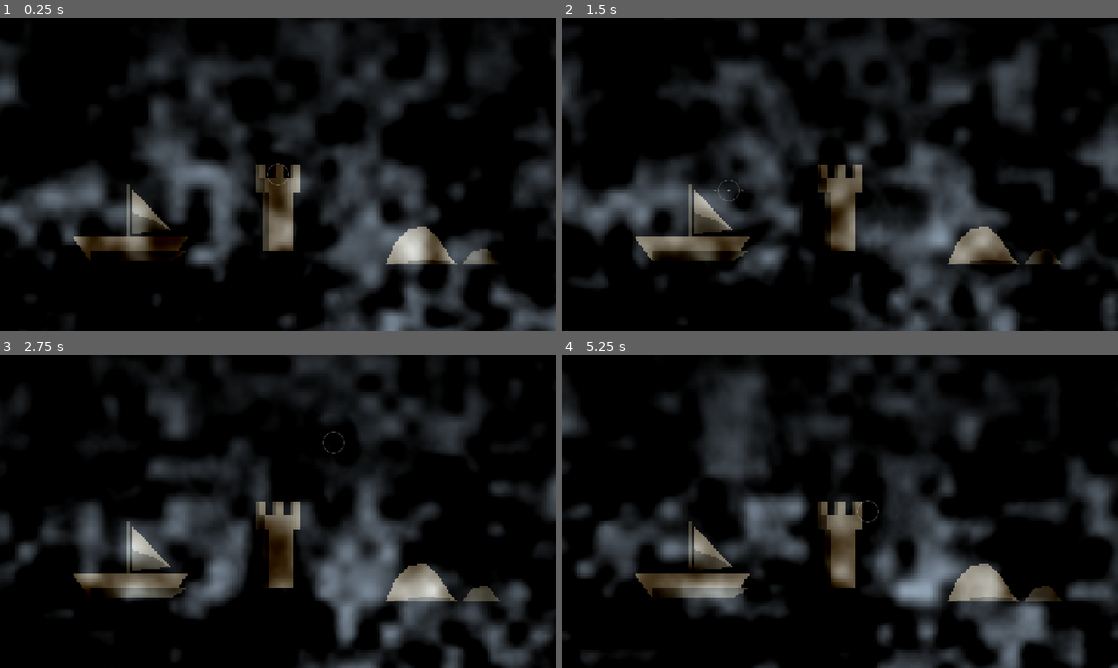
Above: before the commit, frames 1-4 (two rows, left to right).
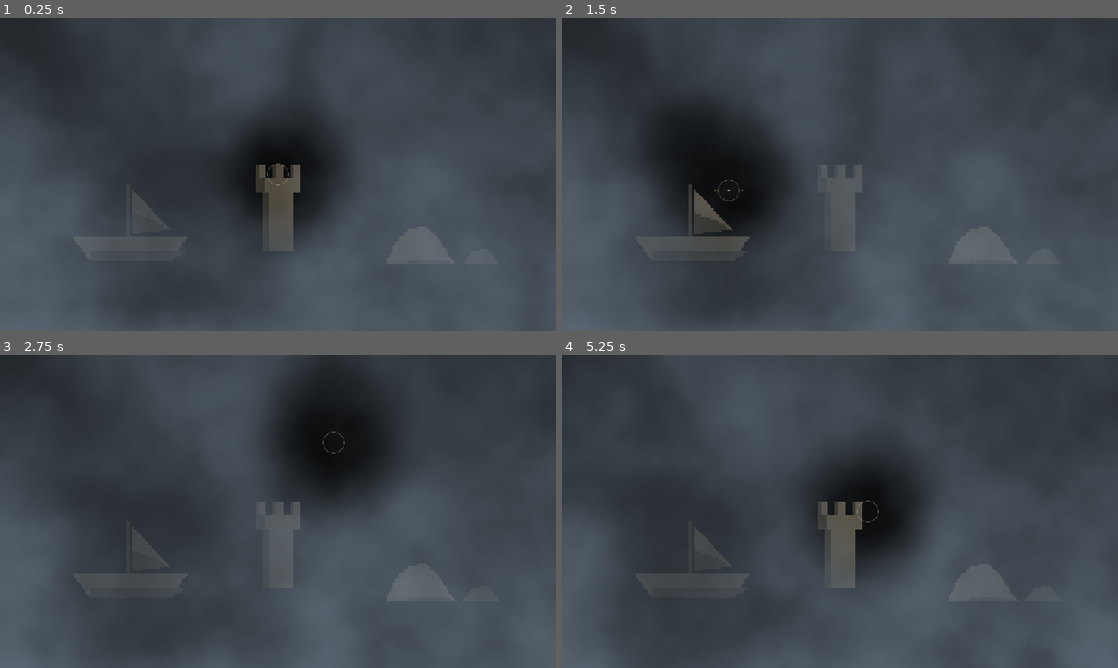
Above: after the commit, the same moments.

Repository: Dragonzhi/2026-watchout
Game: Godot game, scene res://main.tscn
Two runs of this game, one before a commit and one after it. Both use one fixed random seed, a clock stepped at 60 frames per second and the inputs below.
Inputs (mouse positions are in pixels of both pictures, inside the frame that each line leads up to):
- Up to frame 1 (0.25 s): no input
- Up to frame 2 (1.5 s): move the mouse to (962, 158) at 0.52 s; move the mouse to (728, 190) at 1.27 s
- Up to frame 3 (2.75 s): move the mouse to (333, 442) at 2.02 s
- Up to frame 4 (5.25 s): move the mouse to (812, 574) at 2.77 s; move the mouse to (1006, 558) at 3.52 s; move the mouse to (673, 464) at 4.27 s; move the mouse to (867, 511) at 5.02 s

The runs differ from the first frame. In frame 1, 86% of the frame differs, in the area x 0-100%, y 0-100%; in frame 2, 86%; in frame 3, 84%; in frame 4, 87%.

Commit message:
雾拆成闪烁层＋不累积的底雾
- 闪烁层（fog.gdshader）：零均值、峰值 0.08、删掉 floor(t*22) 的逐帧重掷，改成慢淌的软噪声；仍进累积
- 底雾（decode.gdshader）：正的、慢的、不进累积，按注视软遮罩擦薄（圈外 0.78 / 圈内 0.14），移开视线立刻重新糊上
- accumulate：新增 keep_outside=0.80，圈外不是 0，只做慢平滑；圈内 decay 0.993
- 场景编码 0.5 + 0.45*scene，闪烁峰值不超过 0.08
- 自检：圈内实体、移开后同块塌成淡影、两秒后仍淡影；整幅 2 秒差 3.2/255（雾在动，没冻住）

Diff:
--- a/Godot/scripts/accum_controller.gd
+++ b/Godot/scripts/accum_controller.gd
@@ -2,26 +2,40 @@
 
 ## 累积凝视原型。
 ##
-## 雾一直在动；盯住的地方逐帧累积，动的雾被平均掉，雾里的静止目标慢慢浮出来。
-## 视线一离开，那块屏幕立刻退回当前噪声——看得越清的东西，越是过去。
+## 三层分工：
+##   闪烁层 fog.gdshader —— 零均值加法信号，进累积，只负责「动」。
+##   底雾   decode.gdshader —— 正的、慢的、不累积，负责「看不清」，靠近注视点擦薄。
+##   累积   accumulate.gdshader —— 圈内 keep→decay 把闪烁抹平，圈外 keep→keep_outside 只慢平滑。
 ##
-## 结构：SceneView（雾＋目标）→ AccumA／AccumB 交替累积 → Display 放大到全屏。
+## 结构：SceneView（雾＋目标）→ AccumA／AccumB 交替累积 → Display 解码并叠底雾。
 ## 硬约束：一个 SubViewport 只读另一个的上一帧、写自己；写完交换角色，绝不读自己。
 
-const AUTO_GAZE := Vector2(0.503, 0.61)   # 自动截图时的注视点：正对中间那座墩台
-const AUTO_SHOT_DELAY := 6.0
+const AUTO_GAZE := Vector2(0.503, 0.61)   # 墩台
+const AWAY_GAZE := Vector2(0.16, 0.32)    # 空处，用来验「移开视线就重新糊上」
 
 @export_range(0.90, 0.999, 0.001) var decay: float = 0.993:
 	set(value):
 		decay = clampf(value, 0.90, 0.999)
 		_push_params()
+@export_range(0.0, 0.95, 0.01) var keep_outside: float = 0.80:
+	set(value):
+		keep_outside = clampf(value, 0.0, 0.95)
+		_push_params()
 @export_range(0.02, 1.2, 0.01) var gaze_radius: float = 0.30:
 	set(value):
 		gaze_radius = maxf(value, 0.02)
 		_push_params()
-@export_range(0.0, 1.0, 0.01) var noise_strength: float = 0.85:
+@export_range(0.0, 1.0, 0.01) var noise_strength: float = 1.0:
 	set(value):
 		noise_strength = clampf(value, 0.0, 1.0)
+		_push_params()
+@export_range(0.0, 1.0, 0.01) var fog_outside: float = 0.78:
+	set(value):
+		fog_outside = clampf(value, 0.0, 1.0)
+		_push_params()
+@export_range(0.0, 1.0, 0.01) var fog_inside: float = 0.14:
+	set(value):
+		fog_inside = clampf(value, 0.0, 1.0)
 		_push_params()
 @export var internal_size: Vector2i = Vector2i(320, 180):
 	set(value):
@@ -41,21 +55,24 @@
 var _mat_fog: ShaderMaterial
 var _mat_a: ShaderMaterial
 var _mat_b: ShaderMaterial
-
-var _tex_cur: ViewportTexture    # SceneView：本帧的雾与目标
+var _mat_decode: ShaderMaterial
+
+var _tex_cur: ViewportTexture
 var _tex_a: ViewportTexture
 var _tex_b: ViewportTexture
 
 var _gaze := Vector2(0.5, 0.5)
 var _write_a := true
-var _warmup := 2                 # 前两帧各灌一次，让两个缓冲都有内容，别从全黑慢慢爬上来
+var _warmup := 2
 var _auto_shot := false
+var _auto_gaze := AUTO_GAZE
 
 
 func _ready() -> void:
 	_mat_fog = _fog.material as ShaderMaterial
 	_mat_a = _fill_a.material as ShaderMaterial
 	_mat_b = _fill_b.material as ShaderMaterial
+	_mat_decode = _display.material as ShaderMaterial
 
 	# 320×180 的内部缓冲放大到全屏，必须 nearest——风格的一半在这里。
 	_display.texture_filter = CanvasItem.TEXTURE_FILTER_NEAREST
@@ -87,7 +104,7 @@
 
 func _process(_delta: float) -> void:
 	if _auto_shot:
-		_gaze = AUTO_GAZE
+		_gaze = _auto_gaze
 	else:
 		_gaze = _mouse_uv()
 	_marker.aim = _gaze
@@ -140,9 +157,17 @@
 		mat.set_shader_parameter("gaze_uv", _gaze)
 		mat.set_shader_parameter("gaze_radius", gaze_radius)
 		mat.set_shader_parameter("decay", decay)
+		mat.set_shader_parameter("keep_outside", keep_outside)
 		mat.set_shader_parameter("aspect", aspect)
 	if _mat_fog != null:
 		_mat_fog.set_shader_parameter("noise_strength", noise_strength)
+	if _mat_decode != null:
+		_mat_decode.set_shader_parameter("gaze_uv", _gaze)
+		_mat_decode.set_shader_parameter("gaze_radius", gaze_radius)
+		_mat_decode.set_shader_parameter("aspect", aspect)
+		_mat_decode.set_shader_parameter("internal_size", Vector2(internal_size))
+		_mat_decode.set_shader_parameter("density_outside", fog_outside)
+		_mat_decode.set_shader_parameter("density_inside", fog_inside)
 
 
 func _apply_internal_size() -> void:
@@ -158,6 +183,7 @@
 		c.size = s
 	# 形状是按 320×180 画的，换内部分辨率时整体缩放，构图不跑。
 	_shapes.scale = s / Vector2(320.0, 180.0)
+	_push_params()
 
 
 func _input(event: InputEvent) -> void:
@@ -184,16 +210,13 @@
 
 
 func _run_auto_shot() -> void:
-	# 自查用：注视点钉在墩台上等它显影，然后走和 F12 完全同一条路径截图退出。
-	await get_tree().create_timer(1.0).timeout
-	await capture_screenshot("check_t1")
-	await get_tree().create_timer(AUTO_SHOT_DELAY - 1.0).timeout
-	await capture_screenshot("gaze")
-	# 再隔两帧抓一张：两张之差就是「这一块还在不在动」，用来验证累积真的在抹平噪声。
-	await get_tree().process_frame
-	await get_tree().process_frame
-	await capture_screenshot("check_t2")
-	# 再等两秒抓一张：两张之差就是「雾还在不在动」。冻住了说明累积收敛成静止图。
+	# 自查用，走和 F12 完全同一条路径：
+	# 1 盯着墩台五秒 → 2 把视线移到空处 → 3 同一块再等两秒。
+	await get_tree().create_timer(5.0).timeout
+	await capture_screenshot("1_inside")
+	_auto_gaze = AWAY_GAZE
+	await get_tree().create_timer(0.4).timeout
+	await capture_screenshot("2_moved")
 	await get_tree().create_timer(2.0).timeout
-	await capture_screenshot("check_t3")
+	await capture_screenshot("3_moved_2s")
 	get_tree().quit()
--- a/Godot/scripts/accumulate.gdshader
+++ b/Godot/scripts/accumulate.gdshader
@@ -11,6 +11,9 @@
 uniform float decay : hint_range(0.0, 0.999) = 0.99;
 uniform float aspect : hint_range(0.5, 4.0) = 1.7777778;
 uniform float prime : hint_range(0.0, 1.0) = 0.0;
+// 圈外 keep 不是 0：完全不平滑的话，闪烁层就是一层原地跳的雪花。
+// 0.80 是「平滑，但收敛得很慢」，仍然看得出在动。
+uniform float keep_outside : hint_range(0.0, 0.99) = 0.80;
 
 float hash12(vec2 p) {
 	vec3 p3 = fract(vec3(p.xyx) * 0.1031);
@@ -36,7 +39,7 @@
 
 	// acc = mix(prev, cur, w)。这里写等价形式：
 	// keep 是「保留过去」的权重，w = 1 - keep。
-	float keep = mix(0.0, decay, focus);
+	float keep = mix(keep_outside, decay, focus);
 	keep = mix(keep, 0.0, prime);
 
 	vec3 cur = texture(cur_tex, UV).rgb;
--- a/Godot/scripts/decode.gdshader
+++ b/Godot/scripts/decode.gdshader
@@ -1,12 +1,74 @@
 shader_type canvas_item;
 render_mode unshaded;
 
-// 把累积缓冲的编码还原成屏幕颜色：v = 0.5 + 0.30 * scene + 雾信号。
-// 底座 0.5 解出来是纯黑——所以注视点里累积干净的那一块，底色是真的黑。
-uniform float base_offset = 0.5;
-uniform float scene_scale = 0.30;
+// 累积缓冲的还原 + 一层不累积的底雾。
+// 底雾是正的、慢的、一直存在的；它在注视点附近被擦薄。
+// 挪开视线，那块立刻被重新糊上——「看不清」由它负责，不由闪烁负责。
+uniform vec2 gaze_uv = vec2(0.5, 0.5);
+uniform float gaze_radius : hint_range(0.02, 1.2) = 0.30;
+uniform float aspect = 1.7777778;
+uniform vec2 internal_size = vec2(320.0, 180.0);
+uniform float density_outside : hint_range(0.0, 1.0) = 0.66;
+uniform float density_inside : hint_range(0.0, 1.0) = 0.12;
+uniform float time_scale : hint_range(0.0, 4.0) = 1.0;
+
+const float SCENE_SCALE = 0.45;
+const vec3 FOG_COL = vec3(0.30, 0.34, 0.38);
+
+float hash12(vec2 p) {
+	vec3 p3 = fract(vec3(p.xyx) * 0.1031);
+	p3 += dot(p3, p3.yzx + 33.33);
+	return fract((p3.x + p3.y) * p3.z);
+}
+
+float value_noise(vec2 p) {
+	vec2 i = floor(p);
+	vec2 f = fract(p);
+	f = f * f * (3.0 - 2.0 * f);
+	float a = hash12(i);
+	float b = hash12(i + vec2(1.0, 0.0));
+	float c = hash12(i + vec2(0.0, 1.0));
+	float d = hash12(i + vec2(1.0, 1.0));
+	return mix(mix(a, b, f.x), mix(c, d, f.x), f.y);
+}
+
+float fbm(vec2 p) {
+	float v = 0.0;
+	float a = 0.5;
+	for (int i = 0; i < 4; i++) {
+		v += value_noise(p) * a;
+		p = p * 2.03 + vec2(11.3, 7.7);
+		a *= 0.5;
+	}
+	return v / 0.9375;
+}
 
 void fragment() {
 	vec3 v = texture(TEXTURE, UV).rgb;
-	COLOR = vec4(clamp((v - vec3(base_offset)) / scene_scale, 0.0, 1.0), 1.0);
+	vec3 scene = clamp((v - vec3(0.5)) / SCENE_SCALE, 0.0, 1.0);
+
+	float t = TIME * time_scale * 0.1;
+
+	// 底雾按内部分辨率的格子取，跟 320×180 的颗粒对齐
+	vec2 cell = floor(UV * internal_size) + 0.5;
+	vec2 cuv = cell / internal_size;
+	float n1 = fbm(cuv * vec2(3.0, 1.8) + vec2(t * 0.55, -t * 0.20));
+	float n2 = fbm(cuv * vec2(9.0, 5.5) + vec2(-t * 1.10, t * 0.45));
+	float n = clamp(n1 * 0.72 + n2 * 0.28, 0.0, 1.0);
+	n = smoothstep(0.24, 0.86, n);
+
+	// 揉开的清窗：边界不是正圆，和 accumulate 里那套完全同一条公式，两边对齐
+	vec2 d = (UV - gaze_uv) * vec2(aspect, 1.0);
+	float wobble = 1.0 + (value_noise(UV * vec2(5.0, 3.0) + vec2(TIME * 0.015, 0.0)) - 0.5) * 0.85;
+	float clear = 1.0 - smoothstep(gaze_radius * 0.18, gaze_radius * 1.25, length(d) * wobble);
+
+	// 底边厚：雾从海面起来
+	float thick = mix(0.80, 1.00, smoothstep(0.0, 0.90, UV.y));
+	// 浓度几乎恒定，结构放在颜色里。
+	// 浓度也跟着噪声抖的话，雾薄的地方物体就露出来了——那就糊不住了。
+	float density = mix(density_outside, density_inside, clear) * thick;
+	float dens = clamp(density, 0.0, 1.0);
+	vec3 fog_col = FOG_COL * (0.75 + 0.75 * n);
+
+	COLOR = vec4(mix(scene, fog_col, dens), 1.0);
 }
--- a/Godot/scripts/fog.gdshader
+++ b/Godot/scripts/fog.gdshader
@@ -1,19 +1,16 @@
 shader_type canvas_item;
 render_mode unshaded;
 
-// 这一层输出的不是屏幕颜色，是一帧「带偏移的编码」：
-//     v = 0.5 + 0.30 * scene + fog_signal       （fog_signal 的均值 ≈ 0）
-// Display 上的 decode.gdshader 把它减掉底座再放大回去。
-//
-// 为什么非这么绕：8 位缓冲没有负数。雾要被累积平均掉、又不能在注视圈里留下一层灰，
-// 就必须是零均值信号——亮的雾团（正）和暗的雾团（负）一样多。
-// 累积之后信号归零，露出来的就是底下的东西本身；周围那一帧里，正的一半把它糊掉、
-// 负的一半直接把它抹黑。
+// 闪烁层：零均值加法信号，进累积缓冲。
+// 它只负责「动」——振幅压到编码空间峰值 0.08，自己不许变成雪花。
+// 「看不清」由 decode.gdshader 里那层不累积的底雾负责。
 uniform sampler2D screen_tex : hint_screen_texture, filter_nearest;
-uniform float noise_strength : hint_range(0.0, 1.0) = 1.0;   // 雾的振幅（编码空间）
+uniform float noise_strength : hint_range(0.0, 1.0) = 1.0;
 uniform float time_scale : hint_range(0.0, 4.0) = 1.0;
 
-const vec3 FOG_COL = vec3(0.60, 0.67, 0.74);
+const float SCENE_SCALE = 0.45;
+const float FLICKER_PEAK = 0.08;
+const vec3 FOG_COL = vec3(0.62, 0.68, 0.74);
 
 float hash12(vec2 p) {
 	vec3 p3 = fract(vec3(p.xyx) * 0.1031);
@@ -21,7 +18,6 @@
 	return fract((p3.x + p3.y) * p3.z);
 }
 
-// 平滑插值的值噪声：放大 4 倍后是软团，不是沙点。
 float value_noise(vec2 p) {
 	vec2 i = floor(p);
 	vec2 f = fract(p);
@@ -46,28 +42,28 @@
 
 void fragment() {
 	vec3 scene = texture(screen_tex, SCREEN_UV).rgb;
-	float t = TIME * time_scale;
+
+	// 时域整体降速十倍：一秒钟内看不出雾在变。
+	float t = TIME * time_scale * 0.1;
 	vec2 uv = SCREEN_UV;
 
-	// ── 形：域扭曲的多倍频噪声，横向慢漂，底边更厚（海面起雾）
-	vec2 q = uv * vec2(4.6, 2.7) + vec2(t * 0.026, -t * 0.006);
-	float w1 = fbm(q * 0.62 + vec2(t * 0.011, 0.0));
-	float w2 = fbm(q * 0.62 + vec2(7.3, 2.1) - vec2(0.0, t * 0.009));
+	// 雾团的结构：域扭曲的多倍频噪声，慢漂，底边略厚
+	vec2 q = uv * vec2(4.6, 2.7) + vec2(t * 0.28, -t * 0.07);
+	float w1 = fbm(q * 0.62 + vec2(t * 0.12, 0.0));
+	float w2 = fbm(q * 0.62 + vec2(7.3, 2.1) - vec2(0.0, t * 0.10));
 	float big = fbm(q + vec2(w1 * 1.5 - w2 * 0.5, w2 * 0.9));
-	float mid = fbm(uv * vec2(12.0, 7.0) + vec2(-t * 0.045, t * 0.018) + w1 * 0.6);
-	float raw = big * 0.65 + mid * 0.35;
-	float shape = smoothstep(0.28, 0.84, raw);                  // 雾团的结构，0..1
-	float thick = mix(0.55, 1.30, smoothstep(0.0, 0.88, uv.y));  // 底边厚的只是振幅，不是均值
+	float mid = fbm(uv * vec2(12.0, 7.0) + vec2(-t * 0.50, t * 0.20) + w1 * 0.6);
+	float shape = smoothstep(0.28, 0.84, big * 0.65 + mid * 0.35);
 
-	// ── 动：十来个内像素一团的软噪声，每帧换相位。
-	// 刻意不用逐像素哈希——那在 Nearest 放大后是满屏沙点，就是「灰尘」的来源。
-	float phase = floor(t * 22.0);
-	float boil = value_noise(uv * vec2(26.0, 15.0) + vec2(phase * 4.13, phase * 2.71));
+	// 沸腾：软噪声在慢慢淌，不再每帧重掷相位
+	float boil = value_noise(uv * vec2(26.0, 15.0) + vec2(t * 3.0, -t * 2.0));
 
-	// ── 零均值信号：亮的雾团（正）与暗的雾团（负）一样多，累积之后什么都不留。
-	// 底边更厚只放大振幅、不抬高均值，否则注视圈里会慢慢积出一层灰。
-	float signal = ((shape - 0.46) * 0.80 + (boil - 0.50) * 0.78) * thick;
+	// 底边更厚只放大振幅，不抬高均值
+	float thick = mix(0.55, 1.15, smoothstep(0.0, 0.88, uv.y));
 
-	vec3 enc = vec3(0.5) + scene * 0.30 + FOG_COL * signal * noise_strength * 0.36;
+	// 零均值信号：正负一样多，累积之后什么都不留
+	float signal = ((shape - 0.46) * 0.80 + (boil - 0.50) * 0.55) * thick;
+
+	vec3 enc = vec3(0.5) + scene * SCENE_SCALE + FOG_COL * clamp(signal, -1.0, 1.0) * FLICKER_PEAK * noise_strength;
 	COLOR = vec4(clamp(enc, 0.0, 1.0), 1.0);
 }
--- a/Godot/scripts/shapes.gd
+++ b/Godot/scripts/shapes.gd
@@ -5,8 +5,8 @@
 ## 现在只是占位剪影，后面换成真的船／墩／礁。
 ## 两级墨色＋底部压暗：显影出来是「一样东西」，不是一块平面灰。
 
-const INK := Color(0.42, 0.38, 0.31)
-const SHADE := Color(0.24, 0.22, 0.17)
+const INK := Color(0.34, 0.31, 0.25)
+const SHADE := Color(0.20, 0.18, 0.14)
 
 
 func _draw() -> void:
Not shown, added: Godot/scripts/decode.gdshader.uid
Not shown, changed: TASKS.md
